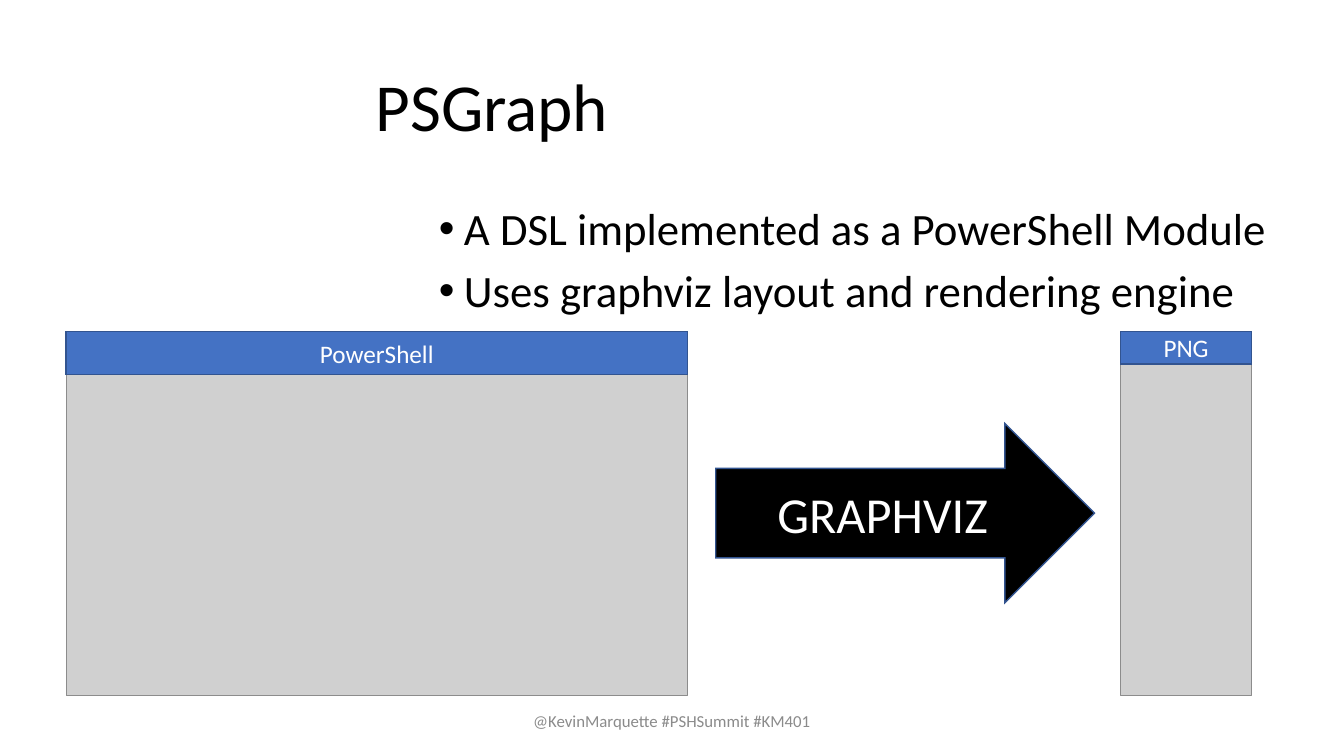
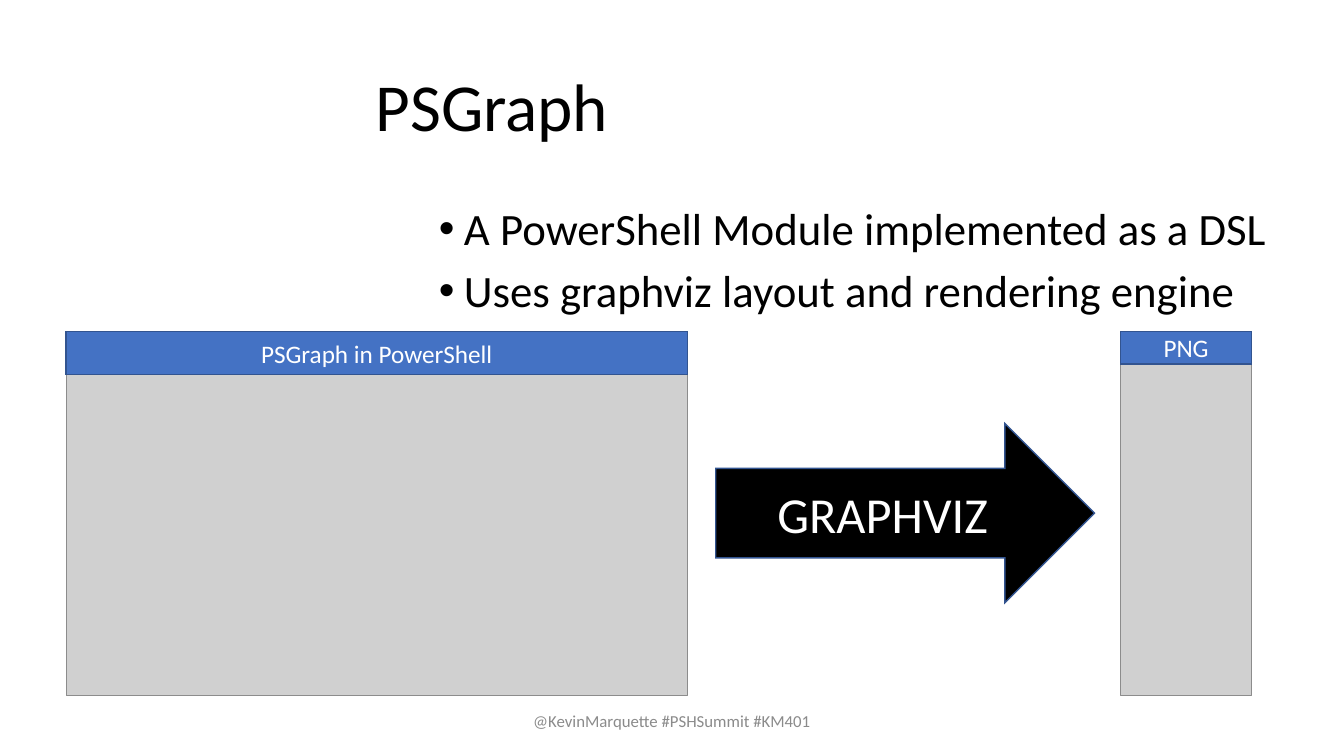
Before and after one commit to KevinMarquette/PSGraphPresentation, a slide deck: slide 4 of PSGraphPresentation.pptx. Drawn at 1344x756 pixels with LibreOffice and Linux fonts; fonts in the diff are those of the drawing; grey boxes stand for pictures; background and template pictures are left out. Boxes give left, top, right and bottom in pixels: in the first picture for what was removed or moved away, otherwise in the second. Text is boxed around its words. In the diff, an @@ line names an element or a change of style, - is before the commit and + after.

```diff
--- a/PSGraphPresentation.pptx
+++ b/PSGraphPresentation.pptx
@@ text at (x1=464, y1=214, x2=1266, y2=253): text changed @@
-• A DSL implemented as a PowerShell Module
+• A PowerShell Module implemented as a DSL
@@ text in rectangle at (x1=261, y1=345, x2=493, y2=367): text changed @@
-PowerShell
+PSGraph in PowerShell
```
Also in this commit, not shown: 2 other slides changed, 2 other files.
